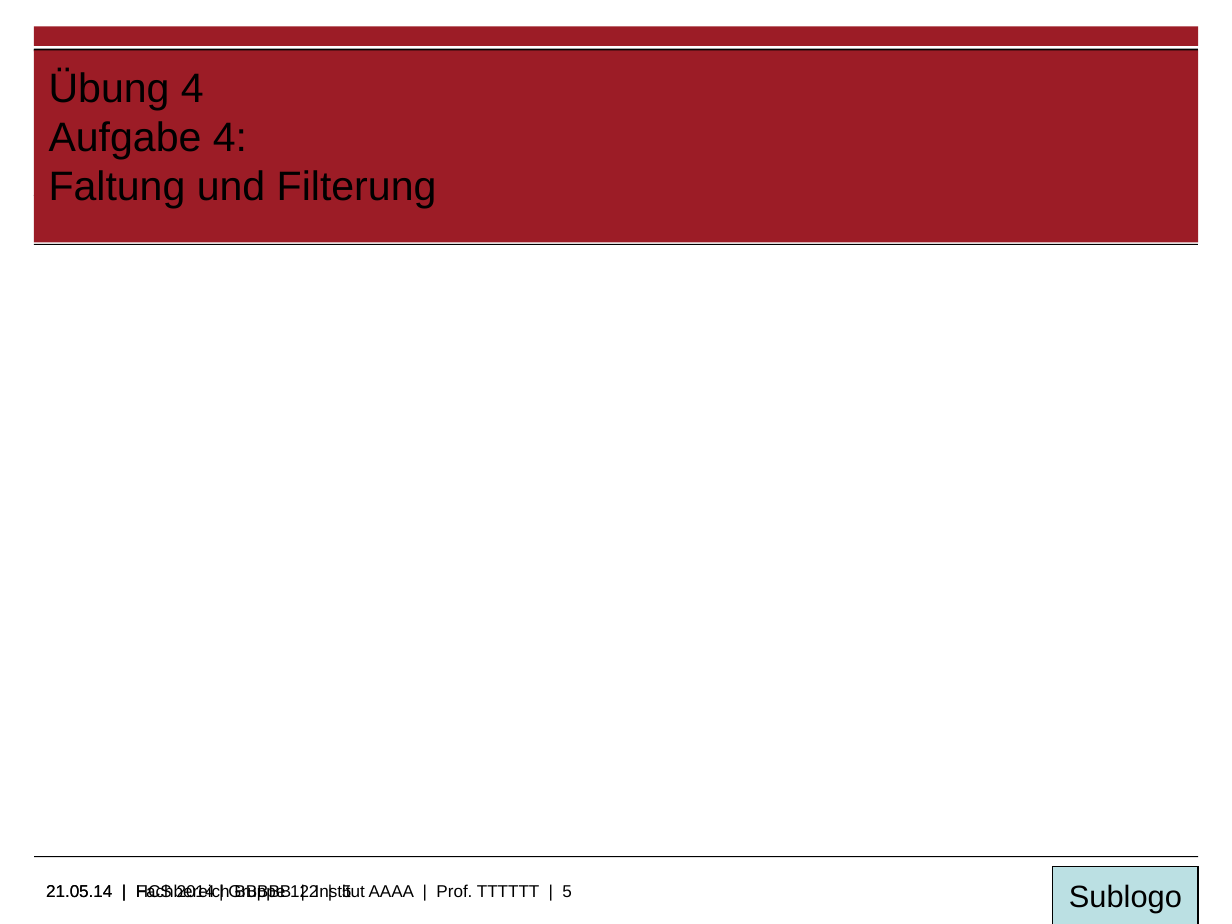
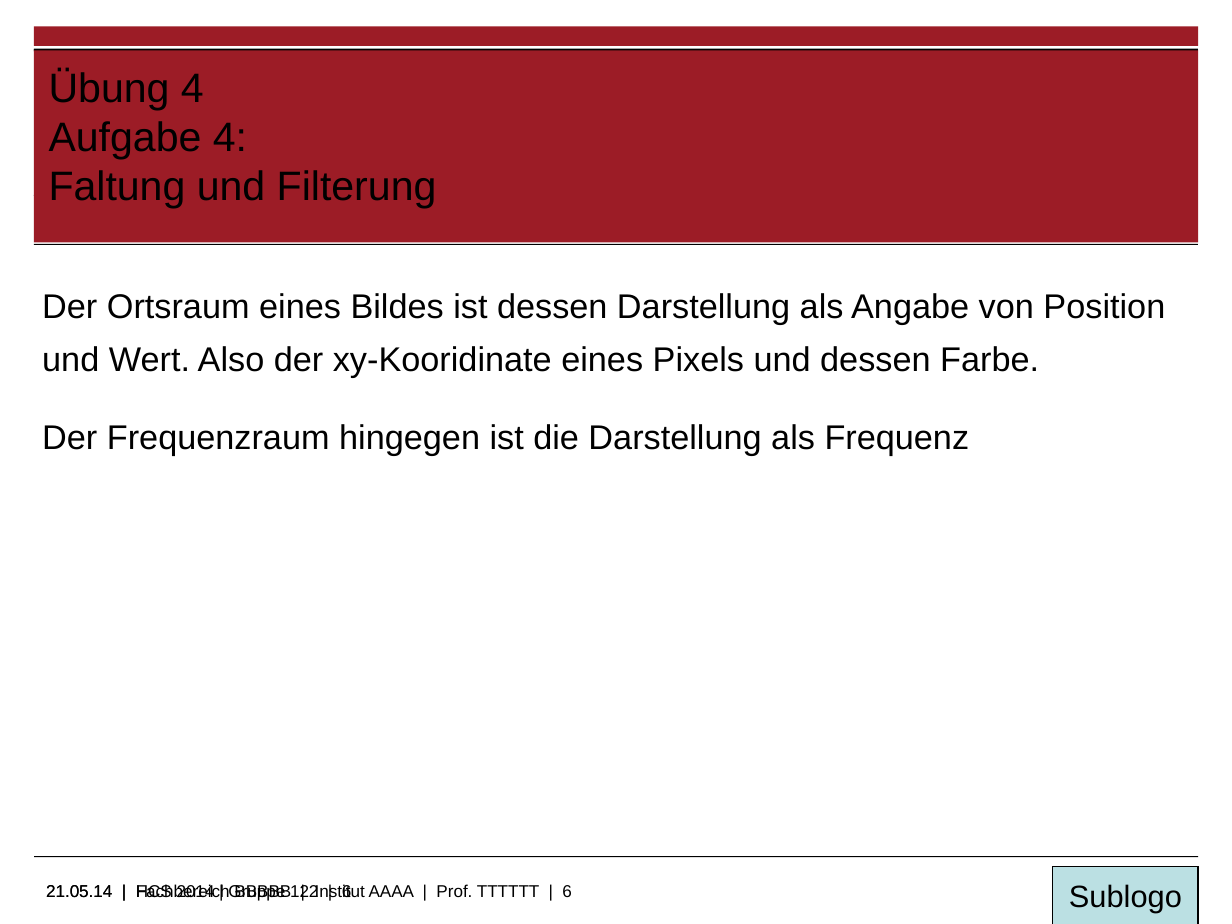
Before and after one commit to RybienSin/hcs, a slide deck: slide 6 of 4/Übung_4.odp (slide 5 before the commit). Drawn at 1232x924 pixels with LibreOffice and Linux fonts; fonts in the diff are those of the drawing; background and template pictures are left out. Boxes give left, top, right and bottom in pixels: in the first picture for what was removed or moved away, otherwise in the second. Text is boxed around its words. In the diff, an @@ line names an element or a change of style, - is before the commit and + after.

Commit message:
Aufgabe 4 1-3 so gut wie fertig. 4 angefangen, 5 offen

```diff
--- a/4/Übung_4.odp
+++ b/4/Übung_4.odp
@@ text added at bbox=[42, 293, 1165, 455], 20 pt, text #000000 @@
+Der Ortsraum eines Bildes ist dessen Darstellung als Angabe von Position und Wert. Also der xy-Kooridinate eines Pixels und dessen Farbe.
+Der Frequenzraum hingegen ist die Darstellung als Frequenz
@@ text at bbox=[46, 884, 572, 901]: text changed @@
-21.05.14 | Fachbereich BBBBB | Institut AAAA | Prof. TTTTTT | 5
+21.05.14 | Fachbereich BBBBB | Institut AAAA | Prof. TTTTTT | 6
@@ text at bbox=[136, 883, 352, 901]: text changed @@
-21.05.14 | HCS 2014 | Gruppe 122 | 5
+21.05.14 | HCS 2014 | Gruppe 122 | 6
```
Also in this commit, not shown: 3 other slides changed, 1 slide added, 1 other file.
